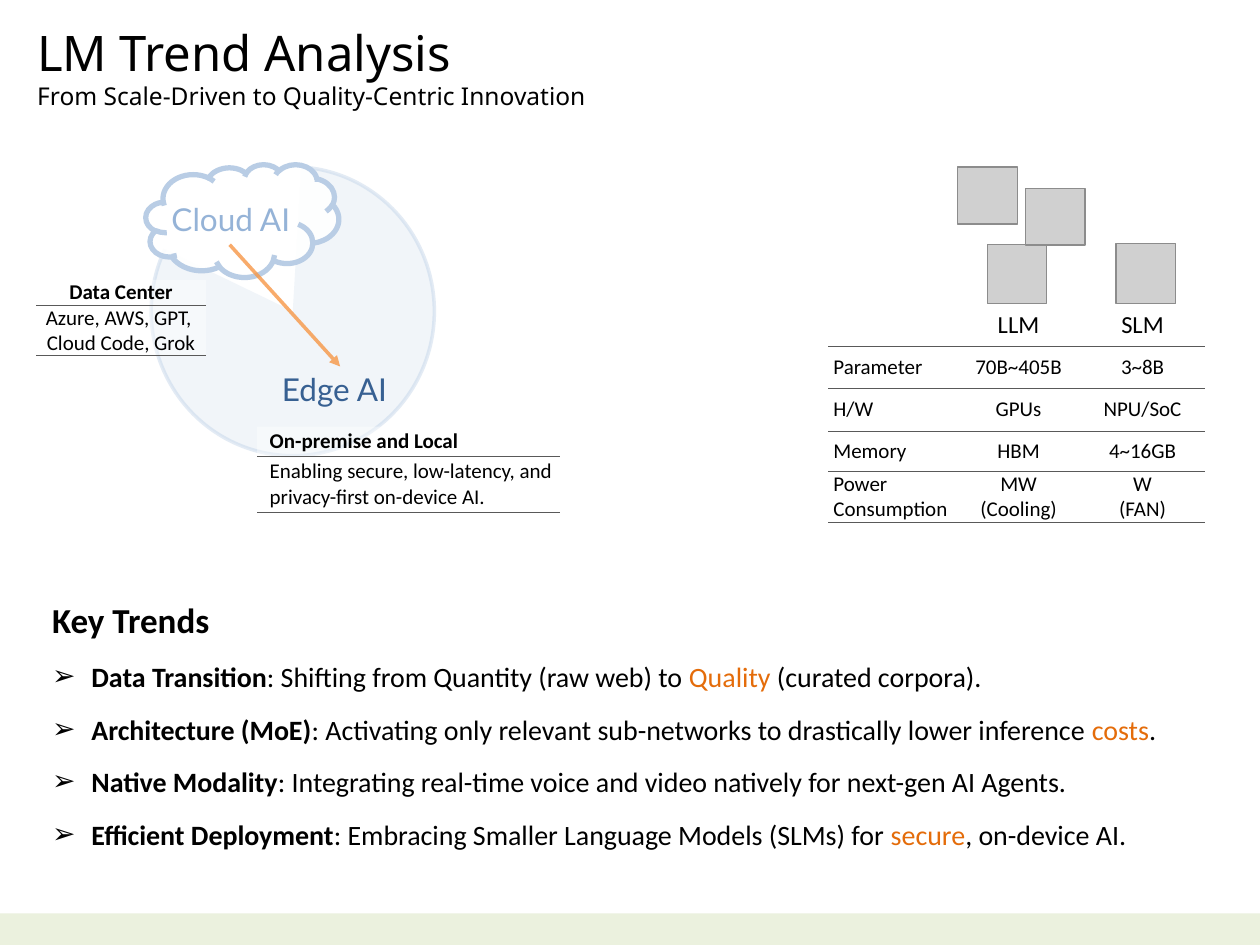
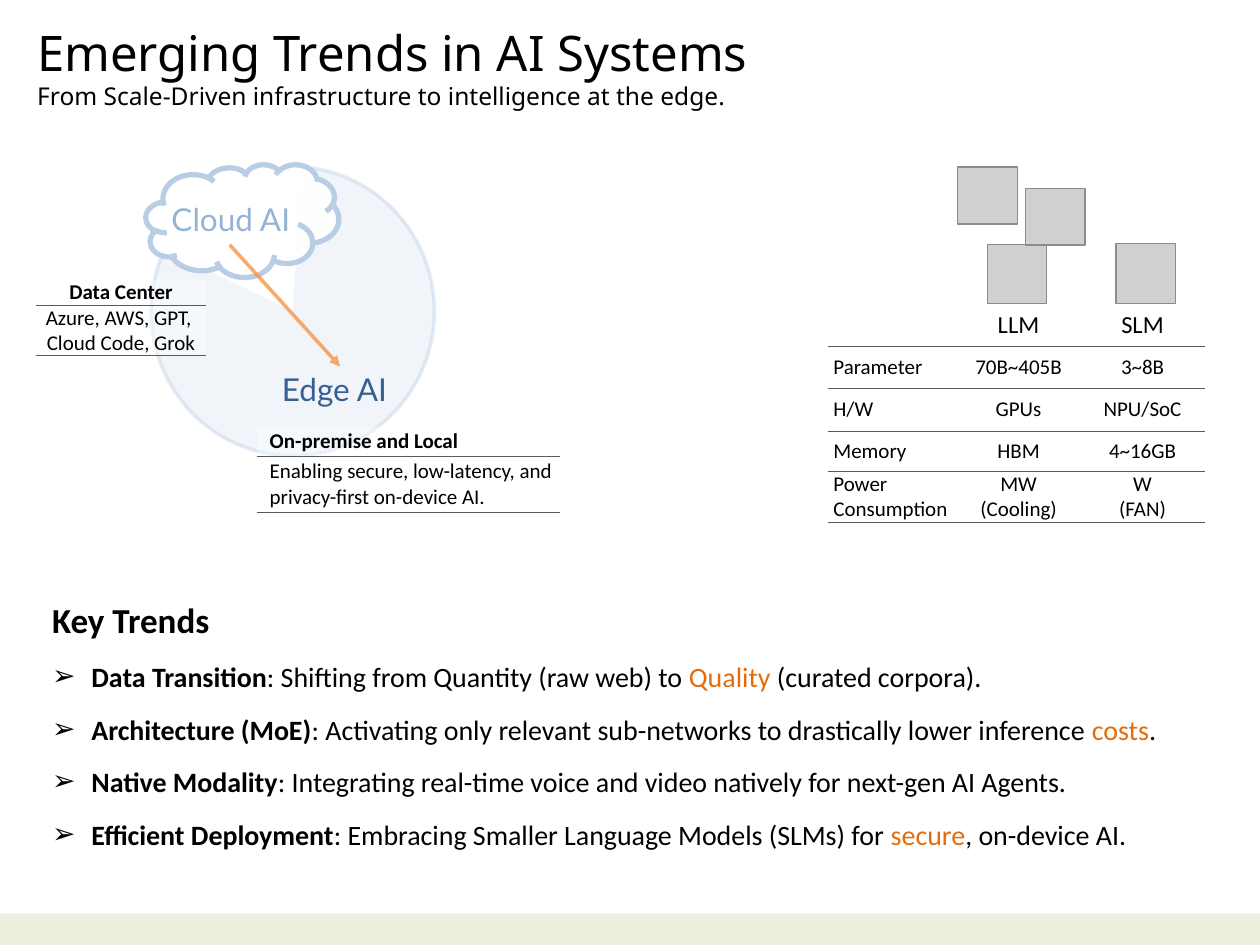
Before and after one commit to navibator/crazy-ai, a slide deck: slide 7 of ai-gemma.pptx (slide 8 before the commit). Drawn at 1260x945 pixels with LibreOffice and Linux fonts; fonts in the diff are those of the drawing; grey boxes stand for pictures. Boxes give left, top, right and bottom in pixels: in the first picture for what was removed or moved away, otherwise in the second. Text is boxed around its words. In the diff, an @@ line names an element or a change of style, - is before the commit and + after.

```diff
--- a/ai-gemma.pptx
+++ b/ai-gemma.pptx
@@ text at <box>37,33,748,111</box>: text changed @@
-LM Trend Analysis
-From Scale-Driven to Quality-Centric Innovation
+Emerging Trends in AI Systems
+From Scale-Driven infrastructure to intelligence at the edge.
```
Also in this commit, not shown: 3 other slides changed, 2 slides removed, 1 other file.
